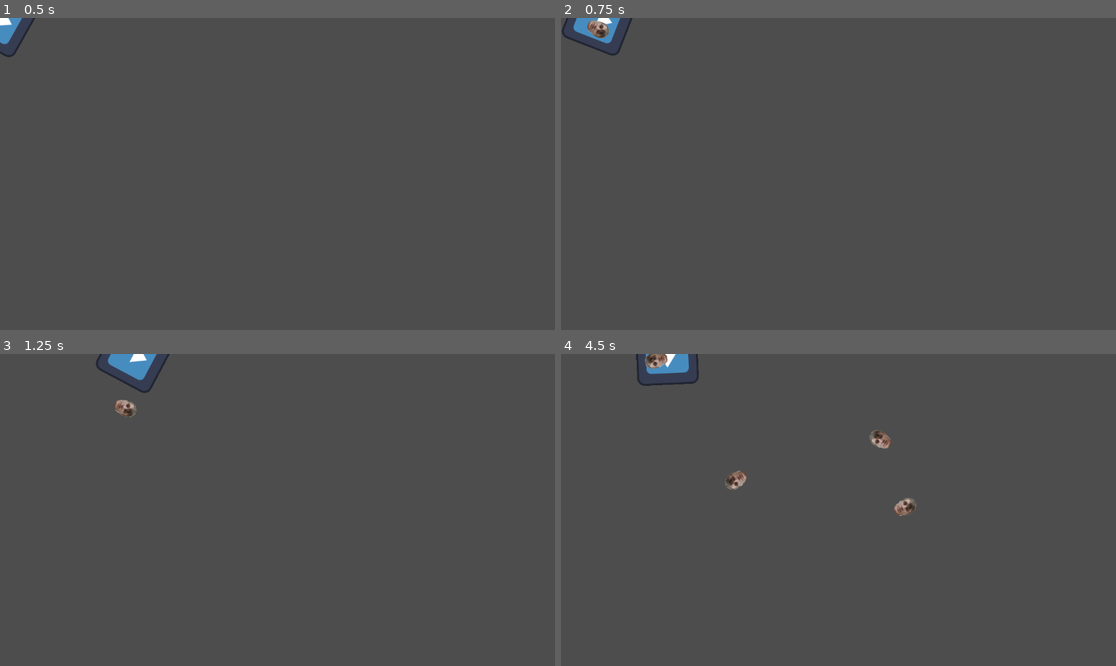
Above: before the commit, frames 1-4 (two rows, left to right).
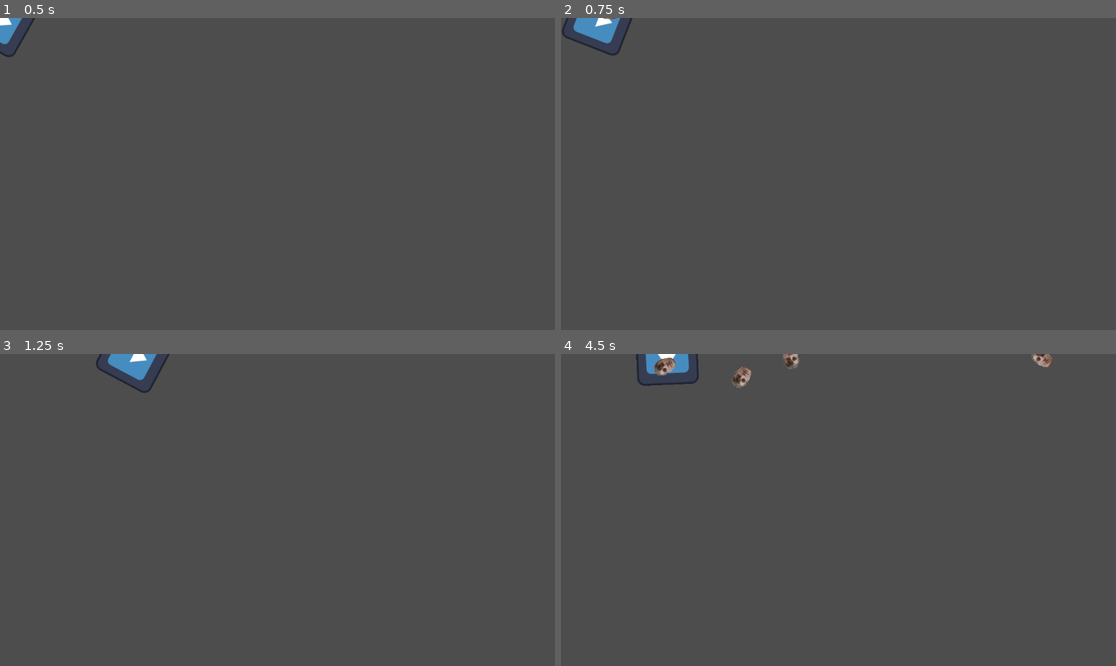
Above: after the commit, the same moments.

Repository: laniro/Birminghack26
Game: Godot game, scene res://Scenes/game.tscn
Same seed, same stepped clock (60 frames per second), same inputs: the game is played once before the commit and once after it. The engine's default icon, where the game draws it, is replaced by a stand-in: a white triangle on a blue panel in a dark square.
Inputs (mouse positions are in pixels of both pictures, inside the frame that each line leads up to):
- Up to frame 1 (0.5 s): no input
- Up to frame 2 (0.75 s): tap Enter at 0.5 s; move the mouse to (960, 158) at 0.52 s; hold D (moveRight) from 0.53 s (still down); tap E (summon) at 0.6 s
- Up to frame 3 (1.25 s): keep holding D (moveRight)
- Up to frame 4 (4.5 s): move the mouse to (727, 525) at 1.27 s; release D (moveRight) at 1.28 s; hold S (moveDown) 1.28-2.03 s; tap E (summon) every 0.75 s from 1.35 to 4.35 s; move the mouse to (894, 441) at 2.02 s; hold D (moveRight) 2.03-2.78 s; move the mouse to (810, 572) at 2.77 s; hold W (moveUp) 2.78-3.53 s; move the mouse to (1005, 556) at 3.52 s; hold A (moveLeft) from 3.53 s (still down); move the mouse to (672, 463) at 4.27 s

Frame 1 is identical in both runs. In frame 2, 0.2% of the frame differs, in the area x 4-11%, y 0-7%; in frame 3, 0.1%; in frame 4, 1.1%, in the area x 15-89%, y 0-52%.

Commit message:
mouse is target

Diff:
--- a/birminghack/Scenes/game.tscn
+++ b/birminghack/Scenes/game.tscn
@@ -1,7 +1,7 @@
 [gd_scene format=3 uid="uid://410lc6q65l3q"]
 
 [ext_resource type="PackedScene" uid="uid://c40826trlpkd" path="res://Scenes/player.tscn" id="1_ebmjs"]
-[ext_resource type="Script" uid="uid://b7nf8aqw1fadi" path="res://Scripts/game.gd" id="1_qxrlw"]
+[ext_resource type="Script" path="res://Scenes/game.gd" id="1_qxrlw"]
 
 [node name="Game" type="Node2D" unique_id=388217617]
 script = ExtResource("1_qxrlw")
--- /dev/null
+++ b/birminghack/Scenes/orb.gd
@@ -0,0 +1,46 @@
+extends Node2D
+
+@export var rotationVelocity = 0
+
+var parent
+var reachedTarget := false
+var target
+var velocity = Vector2(0,0)
+@export var lifetime = 15 #seconds (handily)
+var ttl = lifetime
+
+# Called when the node enters the scene tree for the first time.
+func _ready() -> void:
+	position = Vector2(0,0)
+	rotation_degrees = randf_range(0.0, 360.0)
+	rotationVelocity = randfn(0.0, 0.01)
+	target = get_global_mouse_position()
+
+func initiate(p):
+	parent = p
+	position = parent.position
+	velocity = parent.velocity
+	velocity += Vector2.from_angle(deg_to_rad(randf_range(0,360)))*200
+
+# Called every frame. 'delta' is the elapsed time since the previous frame.
+func _process(delta: float) -> void:
+	ttl -= 1*delta
+
+	rotation = velocity.angle()
+	rotation_degrees += 90
+	position += velocity*delta
+	# -0.1*delta change
+	velocity = velocity-velocity*0.4*delta
+	var posDelta = position-target
+	posDelta = posDelta*0.01 # *(speed)
+	velocity -= posDelta
+
+	if reachedTarget:
+		target = parent.position
+		if position.distance_to(parent.position) < 50:
+			queue_free()
+	else:
+		if (position.distance_to(target) < 200 && position.distance_to(parent.position) > 100):
+			reachedTarget = true
+	if ttl <=0:
+		queue_free()
--- a/birminghack/Scripts/player.gd
+++ b/birminghack/Scripts/player.gd
@@ -89,4 +89,4 @@
 func summonOrb() -> void:
 	var orb = orb_scene.instantiate()
 	get_tree().current_scene.add_child(orb)
-	orb.init(self)
+	orb.initiate(self)
Not shown, added: birminghack/Scenes/orb.gd.uid
Not shown: 1 places in birminghack/Scenes/orb.tscn that only renumber resources
